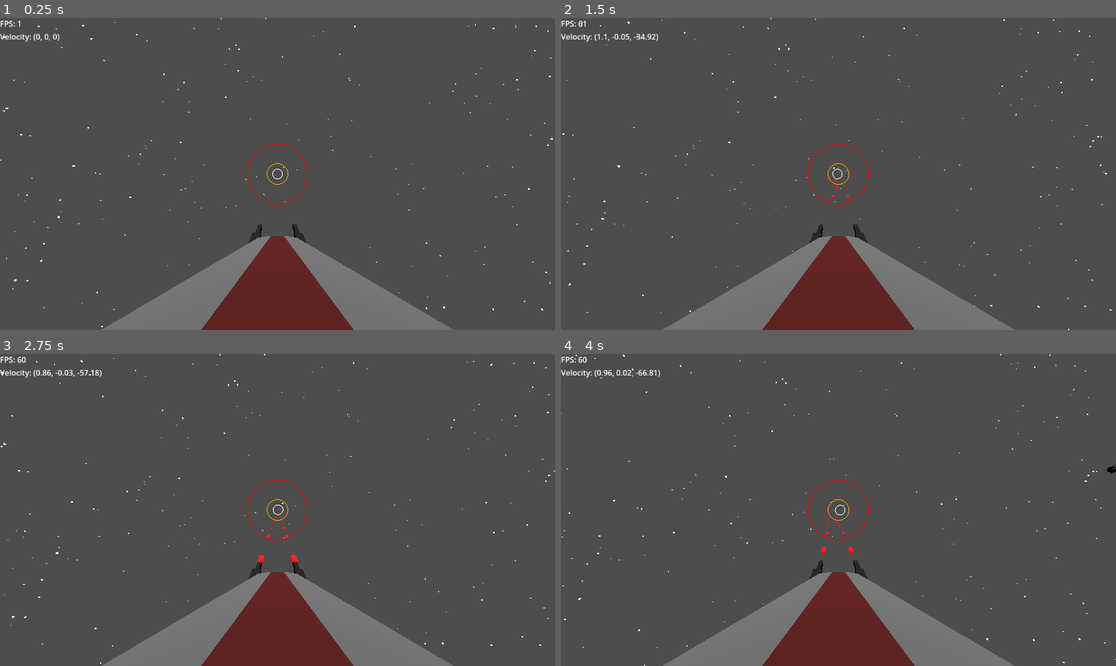
Above: before the commit, frames 1-4 (two rows, left to right).
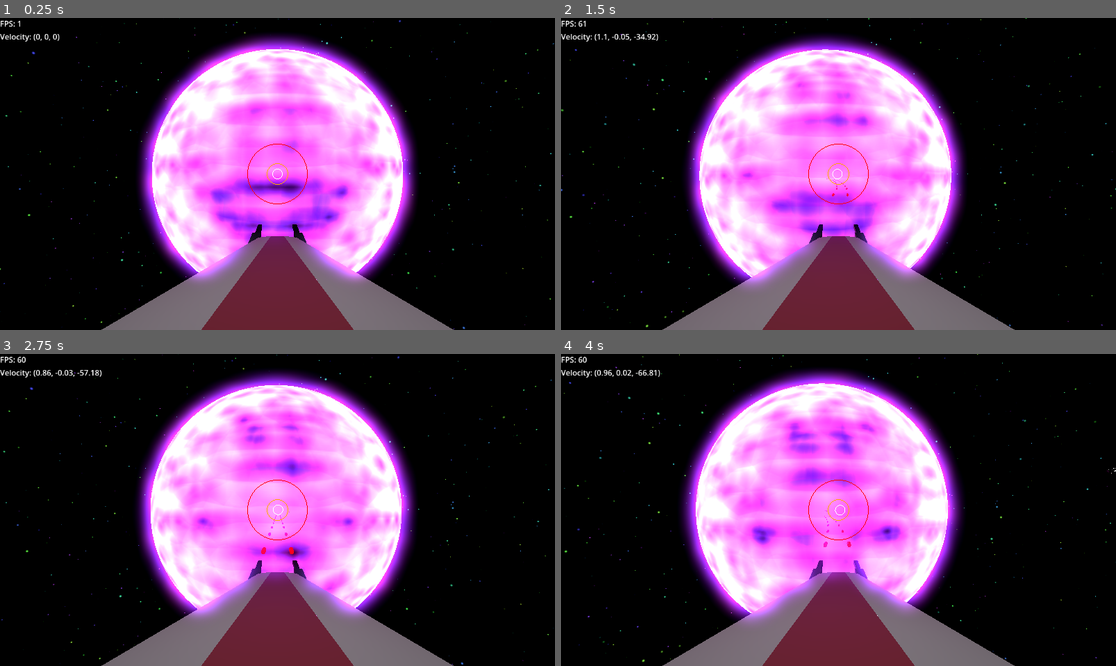
Above: after the commit, the same moments.

Repository: Lilf4/InfiniteSpaceShooter
Game: Godot game, scene res://main.tscn
The game is run twice, just before and just after one commit, with the same random seed, the same clock (stepped at 60 frames per second) and the same inputs.
Inputs (mouse positions are in pixels of both pictures, inside the frame that each line leads up to):
- Up to frame 1 (0.25 s): no input
- Up to frame 2 (1.5 s): tap Enter at 0.5 s; move the mouse to (866, 174) at 0.52 s; press the mouse at (866, 174) at 0.53 s; hold S (backward_thrust) from 0.53 s (still down); move the mouse to (810, 174) at 1.27 s; release the mouse at (810, 174) at 1.28 s; click (810, 174) at 1.35 s
- Up to frame 3 (2.75 s): keep holding S (backward_thrust); move the mouse to (288, 503) at 2.02 s; press the mouse at (288, 503) at 2.03 s
- Up to frame 4 (4 s): keep holding S (backward_thrust); move the mouse to (832, 516) at 2.77 s; release the mouse at (832, 516) at 2.78 s; click (832, 516) at 2.85 s; move the mouse to (877, 513) at 3.52 s; press the mouse at (877, 513) at 3.53 s

The runs differ from the first frame. In frame 1, 91% of the frame differs, in the area x 0-100%, y 0-100%; in frame 2, 91%; in frame 3, 91%; in frame 4, 91%.

Commit message:
imported shaders

Diff:
--- /dev/null
+++ b/OuterSpace.gdshader
@@ -0,0 +1,102 @@
+shader_type sky;
+
+#define USE_TWINKLE
+
+group_uniforms sky;
+uniform vec3 sky_color: source_color = vec3(0.03, 0.05, 0.11);
+
+group_uniforms stars;
+uniform vec3 star_base_color: source_color = vec3(0.8, 1.0, 0.3);
+uniform float star_hue_offset: hint_range(0., 1.) = 0.6;
+uniform float star_intensity: hint_range(0., 0.2) = 0.08;
+#ifdef USE_TWINKLE
+uniform float star_twinkle_speed: hint_range(0.0, 2.0) = 0.8;
+uniform float star_twinkle_intensity: hint_range(0.0, 1.0) = 0.2;
+#endif
+
+group_uniforms layers;
+uniform float layer_scale: hint_range(0., 60.) = 20.;
+uniform float layer_scale_step: hint_range(0., 40.) = 10.;
+uniform int layers_count: hint_range(0, 12) = 3;
+
+vec3 hue(vec3 input, float offset, int range_index) {
+	// RGB to HSV
+	vec4 k = vec4(0., -1./3., 2./3., -1.);
+	vec4 p = mix(vec4(input.bg, k.wz), vec4(input.gb, k.xy), step(input.b, input.g));
+	vec4 q = mix(vec4(p.xyw, input.r), vec4(input.r, p.yzx), step(p.x, input.r));
+	float d = q.x - min(q.w, q.y);
+	float e = 1.e-10;
+	vec3 hsv = vec3(abs(q.z + (q.w - q.y) / (6. * d + e)), d / (q.x + e), q.x);
+
+	offset = (range_index == 0) ? offset / 360. : offset;
+	float hue = hsv.x + offset;
+	if (hue < 0.) {
+		hsv.x = hue + 1.;
+	} else if (hue > 1.) {
+		hsv.x = hue - 1.;
+	} else {
+		hsv.x = hue;
+	}
+
+	// HSV to RGB
+	vec4 k2 = vec4(1., 2./3., 1./3., 3.);
+	vec3 p2 = abs(fract(hsv.xxx + k2.xyz) * 6. - k2.www);
+	vec3 rgb = hsv.z * mix(k2.xxx, clamp(p2 - k2.xxx, 0., 1.), hsv.y);
+	return rgb;
+}
+
+vec3 hash(vec3 x) {
+	x = vec3(dot(x, vec3(127.1,311.7, 74.7)),
+			 dot(x, vec3(269.5,183.3,246.1)),
+			 dot(x, vec3(113.5,271.9,124.6)));
+	return fract(sin(x) * 43758.5453123);
+}
+
+vec2 voronoi(in vec3 x){
+	vec3 p = floor(x);
+	vec3 f = fract(x);
+
+	float res = 100.;
+	float id = 0.;
+
+	for (float k = -1.; k <= 1.; k += 1.) {
+		for (float j = -1.; j <= 1.; j += 1.) {
+			for (float i = -1.; i <= 1.; i += 1.) {
+				vec3 b = vec3(i, j, k);
+				vec3 r = vec3(b) - f + hash(p + b);
+				float d = dot(r, r);
+				if (d < res) {
+					res = d;
+					id = dot(p + b, vec3(0., 57., 113.));
+				}
+		    }
+		}
+	}
+
+	return vec2(sqrt(res), id);
+}
+
+	// Called for every visible pixel in the sky background, as well as all pixels
+	// in the radiance cubemap.
+void sky() {
+	COLOR = sky_color;
+
+	for (int i = 0; i < layers_count; i++) {
+		vec3 pos = EYEDIR * (layer_scale + float(i) * layer_scale_step);
+		vec2 layer = voronoi(pos);
+
+		vec3 rand = hash(vec3(layer.y));
+
+		#ifdef USE_TWINKLE
+			float twinkle = sin(TIME * PI * star_twinkle_speed + rand.x * TAU);
+			twinkle *= star_twinkle_intensity;
+			float star = smoothstep(star_intensity + star_intensity * twinkle, 0., layer.x);
+		#else
+			float star = smoothstep(star_intensity, 0., layer.x);
+		#endif
+
+		vec3 star_color = star * hue((COLOR + star_base_color), rand.y * star_hue_offset, 1);
+
+		COLOR += star_color;
+	}
+}
--- a/Player.tscn
+++ b/Player.tscn
@@ -1,7 +1,8 @@
-[gd_scene load_steps=8 format=3 uid="uid://c4m8ja0uorn45"]
+[gd_scene load_steps=12 format=3 uid="uid://c4m8ja0uorn45"]
 
 [ext_resource type="Script" path="res://Player.gd" id="1_ujv3y"]
 [ext_resource type="ArrayMesh" uid="uid://fvg06ial0u3o" path="res://Assets/Spaceship/Lo_poly_Spaceship_01_by_Liz_Reddington.obj" id="1_xmbok"]
+[ext_resource type="Shader" path="res://OuterSpace.gdshader" id="3_6mxks"]
 [ext_resource type="Script" path="res://Gun.gd" id="3_h47rt"]
 
 [sub_resource type="BoxShape3D" id="BoxShape3D_hhju4"]
@@ -16,6 +17,28 @@
 [sub_resource type="StandardMaterial3D" id="StandardMaterial3D_x372m"]
 transparency = 1
 albedo_color = Color(1, 1, 1, 0)
+
+[sub_resource type="ShaderMaterial" id="ShaderMaterial_6yv2o"]
+shader = ExtResource("3_6mxks")
+shader_parameter/sky_color = Color(0, 0, 0, 1)
+shader_parameter/star_base_color = Color(0.8, 1, 0.3, 1)
+shader_parameter/star_hue_offset = 0.6
+shader_parameter/star_intensity = 0.08
+shader_parameter/star_twinkle_speed = 0.8
+shader_parameter/star_twinkle_intensity = 0.2
+shader_parameter/layer_scale = 20.0
+shader_parameter/layer_scale_step = 10.0
+shader_parameter/layers_count = 3
+
+[sub_resource type="Sky" id="Sky_bhxmv"]
+sky_material = SubResource("ShaderMaterial_6yv2o")
+
+[sub_resource type="Environment" id="Environment_4sf5v"]
+background_mode = 2
+sky = SubResource("Sky_bhxmv")
+glow_enabled = true
+glow_normalized = true
+glow_blend_mode = 4
 
 [node name="Player" type="CharacterBody3D"]
 motion_mode = 1
@@ -40,18 +63,22 @@
 
 [node name="Camera3D" type="Camera3D" parent="."]
 transform = Transform3D(-1, 0, -8.74228e-08, 0, 1, 0, 8.74228e-08, 0, -1, 0, 4.553, -6)
+environment = SubResource("Environment_4sf5v")
 projection = 2
-fov = 60.0
+fov = 37.8493
 size = 0.001
 near = 0.001
 
-[node name="DirectionalLight3D" type="DirectionalLight3D" parent="."]
-transform = Transform3D(1, 0, 0, 0, -4.37114e-08, 1, 0, -1, -4.37114e-08, 0, 0, 0)
-
 [node name="LeftGun" type="Node3D" parent="."]
-transform = Transform3D(1, 0, 0, 0, 1, 0, 0, 0, 1, 1.55, 0, 16.96)
+transform = Transform3D(1, 0, 0, 0, 1, 0, 0, 0, 1, 1.55, 0, 23.0632)
 script = ExtResource("3_h47rt")
 
 [node name="RightGun" type="Node3D" parent="."]
-transform = Transform3D(1, 0, 0, 0, 1, 0, 0, 0, 1, -1.55, 0, 17)
+transform = Transform3D(1, 0, 0, 0, 1, 0, 0, 0, 1, -1.55, 0, 23.1033)
 script = ExtResource("3_h47rt")
+
+[node name="OmniLight3D" type="OmniLight3D" parent="."]
+transform = Transform3D(1, 0, 0, 0, 1, 0, 0, 0, 1, 0, 12.2771, 0)
+light_energy = 11.343
+omni_range = 26.647
+omni_attenuation = 0.965937
--- /dev/null
+++ b/Sun.gd
@@ -0,0 +1,15 @@
+extends MeshInstance3D
+
+@onready var player = find_parent("Main").find_child("Player")
+@export var offset: Vector3 = Vector3(0,0,2000)
+@export var movPow = 0.05
+var basePos: Vector3
+# Called when the node enters the scene tree for the first time.
+func _ready():
+	position = player.position + offset
+	basePos = position
+
+
+# Called every frame. 'delta' is the elapsed time since the previous frame.
+func _process(delta):
+	position = player.position + offset
--- /dev/null
+++ b/Sun.gdshader
@@ -0,0 +1,51 @@
+shader_type spatial;
+render_mode specular_schlick_ggx;
+
+uniform float Glow_Power : hint_range(0,10) = 3;
+uniform float Lightness_Difference : hint_range(0,10) = 3;
+uniform vec4 Sun_Color : source_color;
+
+uniform sampler2D voronoi_noise;
+uniform sampler2D emission_noise;
+varying vec3 vertex_pos;
+uniform float waveSpeed : hint_range(0,1) = 0.1;
+uniform float fresnel : hint_range(0,2) = 1.0;
+
+uniform float scale : hint_range(0,2) = 0.01;
+uniform float blendSharpness : hint_range(0,2) = 0.0;
+
+// TRIPLANAR FUNCTION
+vec4 triplanar_texture(vec3 position, vec3 normal, vec2 offset, sampler2D noise) {
+	vec4 colX = texture(noise, position.xy * scale + offset);
+	vec4 colY = texture(noise, position.xz * scale + offset);
+	vec4 colZ = texture(noise, position.zy * scale + offset);
+
+	vec3 blendWeight = abs(normal);
+	blendWeight = vec3(pow(blendWeight.x, blendSharpness), pow(blendWeight.y, blendSharpness), pow(blendWeight.z, blendSharpness));
+	blendWeight /= (blendWeight.x + blendWeight.y + blendWeight.z);
+
+	return colX * blendWeight.x + colY * blendWeight.y + colZ * blendWeight.z;
+}
+
+void vertex() {
+	vertex_pos = VERTEX;
+}
+
+void fragment() {
+	// Fresnel
+	float fresnel_out = pow(fresnel - clamp(dot(NORMAL, VIEW), 0.0, fresnel), fresnel);
+
+	vec2 waveOffsetA = vec2(TIME * waveSpeed, TIME * waveSpeed * 0.8);
+	vec2 waveOffsetB = vec2(TIME * waveSpeed * - 0.8, TIME * waveSpeed * -0.3);
+	vec2 result_offset = waveOffsetA + waveOffsetB;
+
+	vec3 cloud_tex = triplanar_texture(vertex_pos, NORMAL, result_offset, voronoi_noise).rgb;
+	vec3 cloud_tex_with_light = cloud_tex * vec3(Lightness_Difference);
+	vec3 cloud_tex_with_light_with_color = cloud_tex_with_light * Sun_Color.rgb;
+	vec3 cloud_tex_with_light_with_color_with_glow = vec3(Glow_Power) * cloud_tex_with_light_with_color;
+
+	vec3 noise_tex = triplanar_texture(vertex_pos, NORMAL, result_offset, emission_noise).rgb;
+	vec3 result = cloud_tex_with_light_with_color_with_glow * noise_tex;
+
+	EMISSION = vec3(fresnel_out) * result;
+}
--- /dev/null
+++ b/Sun.tscn
@@ -0,0 +1,76 @@
+[gd_scene load_steps=11 format=3 uid="uid://c2xoo5sd5ga8u"]
+
+[ext_resource type="Shader" path="res://Sun.gdshader" id="1_la2w2"]
+[ext_resource type="Shader" path="res://OuterSpace.gdshader" id="2_of3v2"]
+
+[sub_resource type="FastNoiseLite" id="FastNoiseLite_ncubl"]
+noise_type = 2
+seed = 1069
+frequency = 0.0156
+fractal_type = 0
+fractal_octaves = 10
+fractal_lacunarity = 2.3
+domain_warp_type = 1
+metadata/_preview_in_3d_space_ = true
+
+[sub_resource type="NoiseTexture2D" id="NoiseTexture2D_mscno"]
+seamless = true
+bump_strength = 11.8
+noise = SubResource("FastNoiseLite_ncubl")
+
+[sub_resource type="NoiseTexture2D" id="NoiseTexture2D_k25po"]
+in_3d_space = true
+seamless = true
+as_normal_map = true
+bump_strength = 32.0
+normalize = false
+noise = SubResource("FastNoiseLite_ncubl")
+
+[sub_resource type="ShaderMaterial" id="ShaderMaterial_3fgou"]
+render_priority = 0
+shader = ExtResource("1_la2w2")
+shader_parameter/Glow_Power = 2.963
+shader_parameter/Lightness_Difference = 1.319
+shader_parameter/Sun_Color = Color(1, 0.282353, 0.909804, 1)
+shader_parameter/waveSpeed = 0.1
+shader_parameter/fresnel = 2.0
+shader_parameter/scale = 2.0
+shader_parameter/blendSharpness = 0.593
+shader_parameter/voronoi_noise = SubResource("NoiseTexture2D_k25po")
+shader_parameter/emission_noise = SubResource("NoiseTexture2D_mscno")
+
+[sub_resource type="SphereMesh" id="SphereMesh_7txv5"]
+material = SubResource("ShaderMaterial_3fgou")
+rings = 64
+
+[sub_resource type="ShaderMaterial" id="ShaderMaterial_u2p16"]
+shader = ExtResource("2_of3v2")
+shader_parameter/sky_color = Color(0.03, 0.05, 0.11, 1)
+shader_parameter/star_base_color = Color(0.8, 1, 0.3, 1)
+shader_parameter/star_hue_offset = 0.6
+shader_parameter/star_intensity = 0.08
+shader_parameter/star_twinkle_speed = 0.8
+shader_parameter/star_twinkle_intensity = 0.2
+shader_parameter/layer_scale = 20.0
+shader_parameter/layer_scale_step = 10.0
+shader_parameter/layers_count = 3
+
+[sub_resource type="Sky" id="Sky_l1erj"]
+sky_material = SubResource("ShaderMaterial_u2p16")
+
+[sub_resource type="Environment" id="Environment_tsprx"]
+background_mode = 2
+sky = SubResource("Sky_l1erj")
+glow_enabled = true
+glow_normalized = true
+glow_blend_mode = 4
+adjustment_contrast = 3.52
+
+[node name="Sun" type="MeshInstance3D"]
+transform = Transform3D(1500, 0, 0, 0, 1500, 0, 0, 0, 1500, 0, 0, 1500)
+layers = 16
+mesh = SubResource("SphereMesh_7txv5")
+
+[node name="Camera3D" type="Camera3D" parent="."]
+transform = Transform3D(0.000666667, 0, 0, 0, 0.000666667, 0, 0, 0, 0.000666667, 0, 0, 1.51067)
+environment = SubResource("Environment_tsprx")
--- a/enemy.tscn
+++ b/enemy.tscn
@@ -32,3 +32,14 @@
 [node name="LeftWing" type="CollisionShape3D" parent="." groups=["EnemyBody", "LeftWing"]]
 transform = Transform3D(1, 0, 0, 0, 1, 0, 0, 0, 1, 5.85, 1.359, -2.163)
 shape = SubResource("BoxShape3D_otdal")
+
+[node name="OmniLight3D" type="OmniLight3D" parent="."]
+transform = Transform3D(1, 0, 0, 0, 1, 0, 0, 0, 1, 0, 6, 0)
+omni_range = 22.523
+omni_attenuation = 0.00153239
+
+[node name="OmniLight3D" type="OmniLight3D" parent="OmniLight3D"]
+transform = Transform3D(1, 0, 0, 0, 1, 0, 0, 0, 1, 0, -13, 0)
+light_energy = 15.384
+omni_range = 22.523
+omni_attenuation = 0.00153239
--- a/main.tscn
+++ b/main.tscn
@@ -1,17 +1,15 @@
-[gd_scene load_steps=7 format=3 uid="uid://buoq5hkopjydp"]
+[gd_scene load_steps=8 format=3 uid="uid://buoq5hkopjydp"]
 
 [ext_resource type="PackedScene" uid="uid://c4m8ja0uorn45" path="res://Player.tscn" id="1_4wbho"]
 [ext_resource type="Script" path="res://main.gd" id="1_cn6o2"]
+[ext_resource type="PackedScene" uid="uid://c2xoo5sd5ga8u" path="res://Sun.tscn" id="2_35fdn"]
 [ext_resource type="PackedScene" uid="uid://cpwy34jgvhxa7" path="res://GUI/InputSettings.tscn" id="2_2420r"]
+[ext_resource type="Script" path="res://Sun.gd" id="3_g4iul"]
 [ext_resource type="PackedScene" uid="uid://dgu27pi6pnrhm" path="res://ShipCursor.tscn" id="3_ija6w"]
-[ext_resource type="Script" path="res://StarSpawner.gd" id="6_3nprx"]
 [ext_resource type="Script" path="res://WaveSpawner.gd" id="7_x3jq6"]
 
 [node name="Main" type="Node"]
 script = ExtResource("1_cn6o2")
-
-[node name="StarSpawner" type="Node3D" parent="."]
-script = ExtResource("6_3nprx")
 
 [node name="GUI" type="CanvasLayer" parent="."]
 
@@ -45,4 +43,11 @@
 wait_time = 5.0
 autostart = true
 
+[node name="SunScene" parent="." instance=ExtResource("2_35fdn")]
+script = ExtResource("3_g4iul")
+
+[node name="DirectionalLight3D" type="DirectionalLight3D" parent="SunScene"]
+light_color = Color(1, 0.282353, 0.909804, 1)
+shadow_transmittance_bias = 2.313
+
 [connection signal="timeout" from="WaveSpawner/SpawnTimer" to="WaveSpawner" method="_on_spawn_timer_timeout"]
Not shown, added: export_presets.cfg
Not shown, changed: .gitignore
